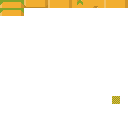
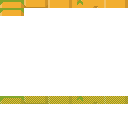
The second 128 × 128 image is a revision of the first. Changes to its layers:
added layer "Layer 6" above "Layer 4" over (0, 96, 128, 104)
added layer "Layer 4" above "Layer 2" over (0, 96, 128, 104)
